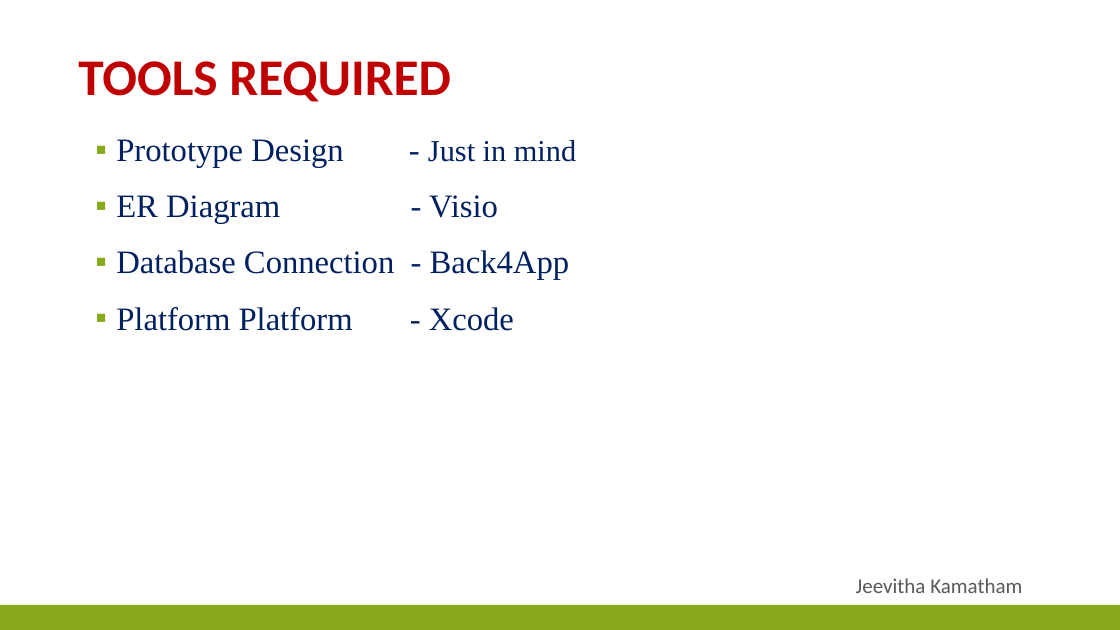
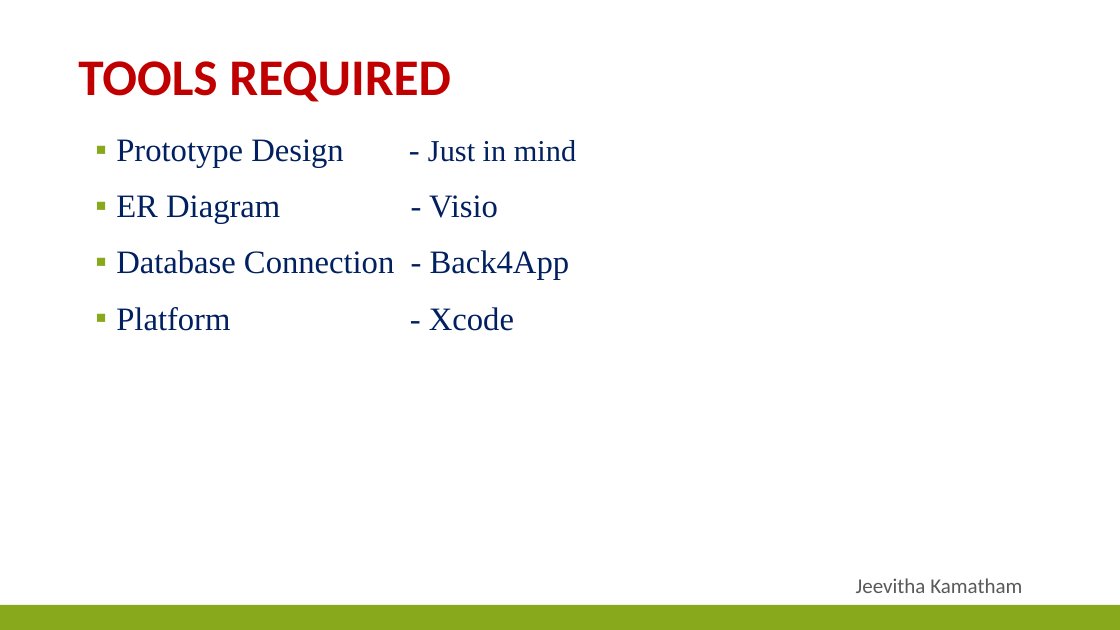
Before and after one commit to SahithyaVuppala/Inventory-System, a slide deck: slide 10 of InventorySystem-FinalPresentation.pptx (slide 9 before the commit). Drawn at 1120x630 pixels with LibreOffice and Linux fonts; fonts in the diff are those of the drawing. Boxes give left, top, right and bottom in pixels: in the first picture for what was removed or moved away, otherwise in the second. Text is boxed around its words. In the diff, an @@ line names an element or a change of style, - is before the commit and + after.

Commit message:
updated ppt

```diff
--- a/InventorySystem-FinalPresentation.pptx
+++ b/InventorySystem-FinalPresentation.pptx
@@ text at bbox=[116, 307, 514, 331]: text changed @@
-▪ Platform Platform - Xcode
+▪ Platform - Xcode
```
Also in this commit, not shown: 10 other slides changed, 1 slide added, 7 slides removed.
